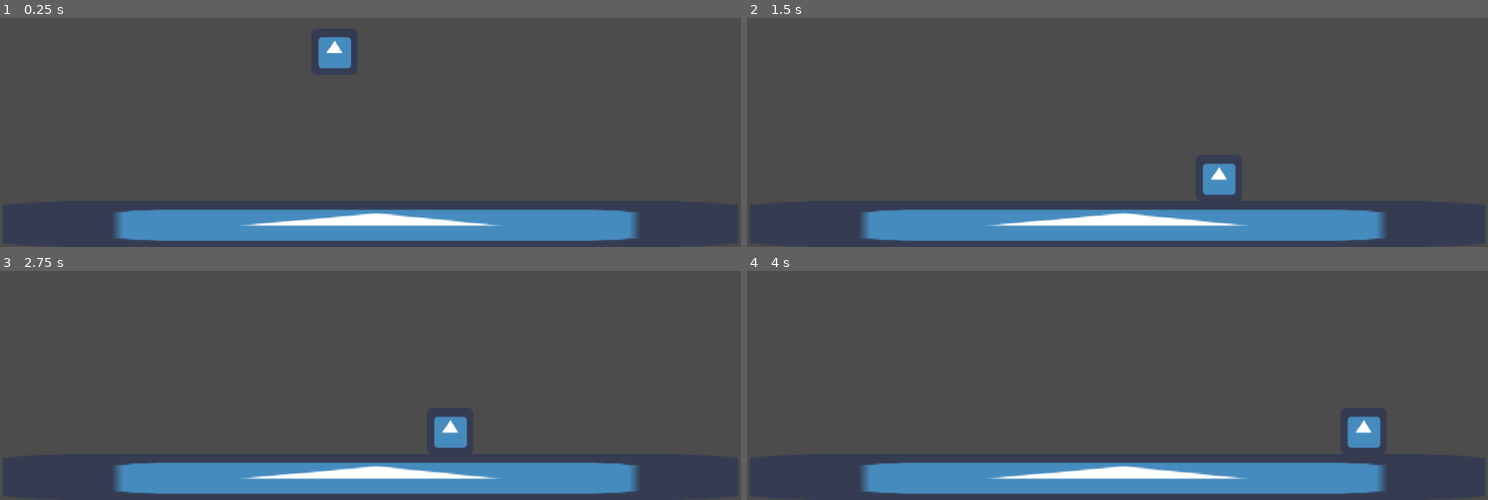
Above: before the commit, frames 1-4 (two rows, left to right).
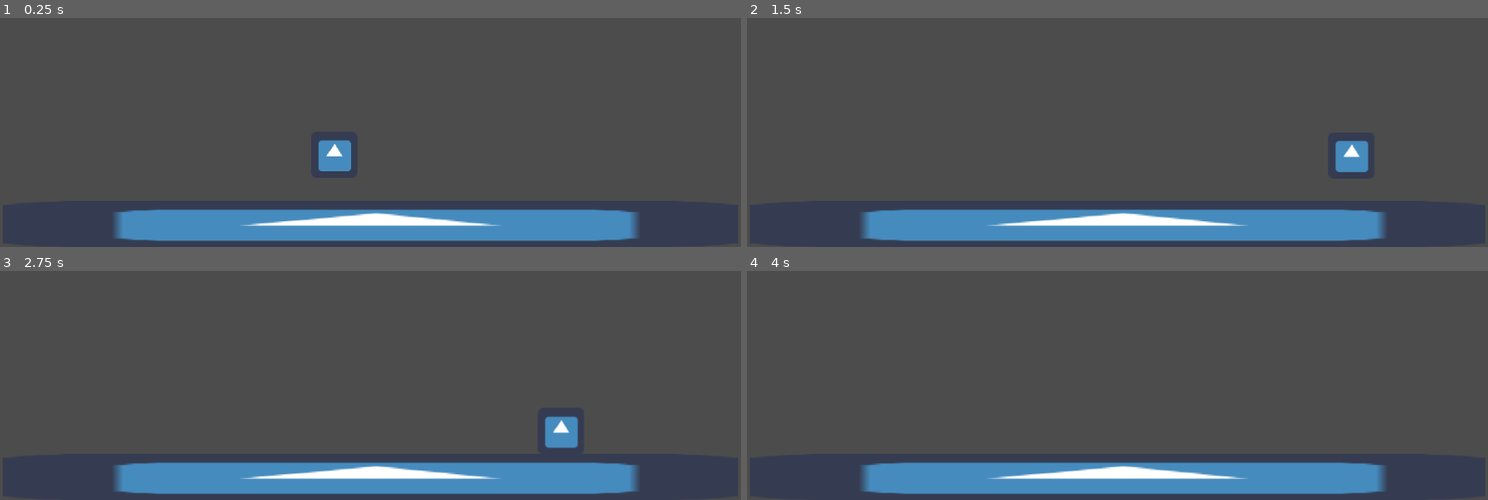
Above: after the commit, the same moments.

Repository: adamhamilton96/Game-Jam-Lie
Game: Godot game, scene res://Scenes/Node2D.tscn
Two runs of this game, one before a commit and one after it. Both use one fixed random seed, a clock stepped at 60 frames per second and the inputs below. The engine's default icon, where the game draws it, is replaced by a stand-in: a white triangle on a blue panel in a dark square.
Inputs:
- Up to frame 1 (0.25 s): no input
- Up to frame 2 (1.5 s): hold Right (ui_right) from 0.53 s (still down); tap Up (ui_up) at 0.6, 0.77, 1.07, 1.35 s
- Up to frame 3 (2.75 s): tap Up (ui_up) at 1.52, 1.82, 2.1 s; release Right (ui_right) at 2.03 s; hold Left (ui_left) from 2.03 s (still down)
- Up to frame 4 (4 s): release Left (ui_left) at 2.78 s; hold Right (ui_right) from 2.78 s (still down); tap Up (ui_up) at 2.85, 3.02, 3.32, 3.6, 3.77 s

The runs differ from the first frame. In frame 1, 1.2% of the frame differs, in the area x 43-48%, y 8-67%; in frame 2, 1.2%; in frame 3, 1.2%, in the area x 58-78%, y 63-78%; in frame 4, 0.6%.

Commit message:
Added the ability to jump with up arrow key. Character is now a scene vs a series of nodes.

Diff:
--- a/Character.gd
+++ b/Character.gd
@@ -1,9 +1,15 @@
 extends KinematicBody2D
 
-const gravity = 200.0
+const gravity = 20
 const walkSpeed = 200
 
+#Jump
+export var fallMultiplier = 2
+export var lowJumpMultiplier = 10
+export var jumpVelocity = 400 #Jump height
+
 var velocity = Vector2()
+
 
 func _physics_process(delta):
 	velocity.y += delta * gravity
@@ -15,3 +21,22 @@
 	else:
 		velocity.x = 0
 	move_and_slide(velocity, Vector2(0, -1))
+
+	handleJump()
+
+
+func handleJump():
+	# Jump code from this post -> https://godotengine.org/qa/25897/2d-platformer-how-to-control-jump-height-mario-like-jumps
+	velocity.y += gravity
+
+	if velocity.y > 0:
+	    velocity += Vector2.UP * (-9.81) * (fallMultiplier)
+
+	elif velocity.y < 0 && Input.is_action_just_released("ui_up"):
+	    velocity += Vector2.UP * (-9.81) * (lowJumpMultiplier)
+
+	if is_on_floor():
+	    if Input.is_action_just_pressed("ui_up"):
+	        velocity = Vector2.UP * jumpVelocity
+
+	velocity = move_and_slide(velocity, Vector2(0,-1))
--- /dev/null
+++ b/Scenes/Character.tscn
@@ -0,0 +1,20 @@
+[gd_scene load_steps=4 format=2]
+
+[ext_resource path="res://Character.gd" type="Script" id=1]
+[ext_resource path="res://icon.png" type="Texture" id=2]
+
+[sub_resource type="RectangleShape2D" id=1]
+extents = Vector2( 31.6884, 31.9483 )
+
+[node name="Character" type="KinematicBody2D"]
+position = Vector2( 462.105, 322.105 )
+script = ExtResource( 1 )
+__meta__ = {
+"_edit_group_": true
+}
+
+[node name="CollisionCharacter" type="CollisionShape2D" parent="."]
+shape = SubResource( 1 )
+
+[node name="CharacterSprite" type="Sprite" parent="."]
+texture = ExtResource( 2 )
--- a/Scenes/Node2D.tscn
+++ b/Scenes/Node2D.tscn
@@ -1,13 +1,10 @@
-[gd_scene load_steps=5 format=2]
+[gd_scene load_steps=4 format=2]
 
 [ext_resource path="res://icon.png" type="Texture" id=1]
-[ext_resource path="res://Character.gd" type="Script" id=2]
+[ext_resource path="res://Scenes/Character.tscn" type="PackedScene" id=2]
 
 [sub_resource type="RectangleShape2D" id=1]
 extents = Vector2( 510.346, 31.8221 )
-
-[sub_resource type="RectangleShape2D" id=2]
-extents = Vector2( 31.6884, 31.9483 )
 
 [node name="Node2D" type="Node2D"]
 
@@ -25,15 +22,4 @@
 [node name="CollisionFloor" type="CollisionShape2D" parent="Floor"]
 shape = SubResource( 1 )
 
-[node name="Character" type="KinematicBody2D" parent="."]
-position = Vector2( 462.105, 322.105 )
-script = ExtResource( 2 )
-__meta__ = {
-"_edit_group_": true
-}
-
-[node name="CollisionCharacter" type="CollisionShape2D" parent="Character"]
-shape = SubResource( 2 )
-
-[node name="CharacterSprite" type="Sprite" parent="Character"]
-texture = ExtResource( 1 )
+[node name="Character" parent="." instance=ExtResource( 2 )]
